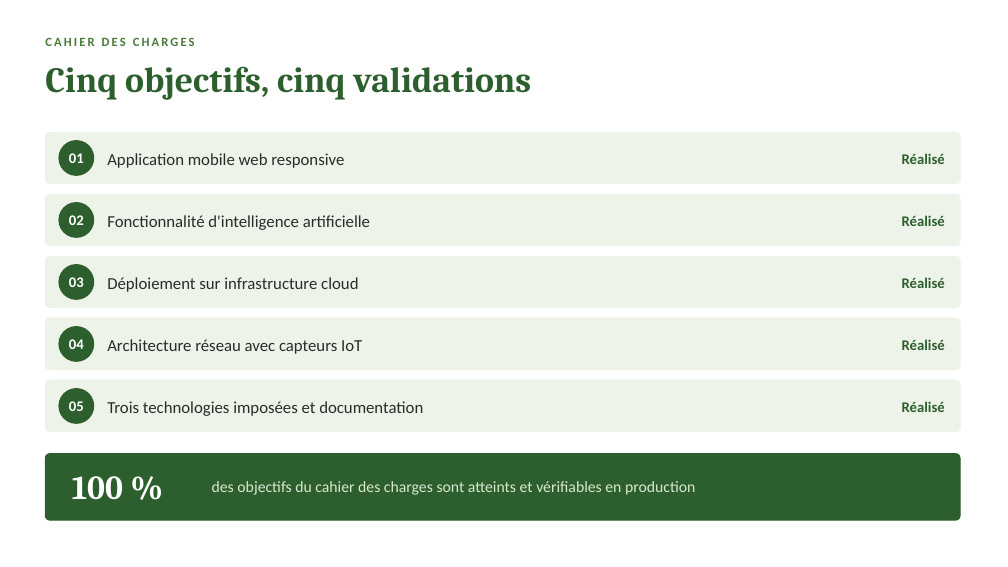
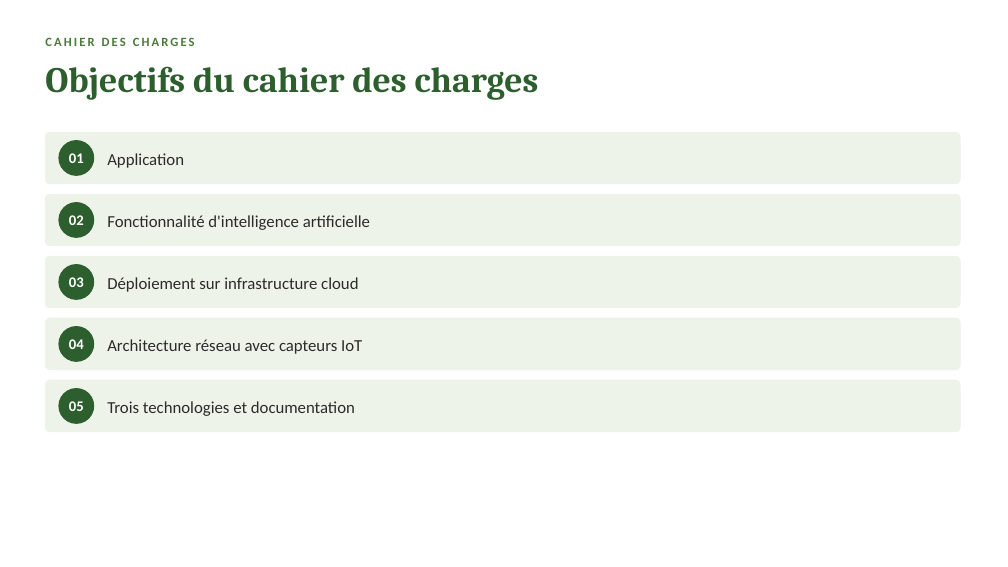
Before and after one commit to Antonito35/diagnositique-plante, a slide deck: slide 3 of SOUTENANCE.pptx. Drawn at 1008x567 pixels with LibreOffice and Linux fonts; fonts in the diff are those of the drawing. Boxes give left, top, right and bottom in pixels: in the first picture for what was removed or moved away, otherwise in the second. Text is boxed around its words. In the diff, an @@ line names an element or a change of style, - is before the commit and + after.

```diff
--- a/SOUTENANCE.pptx
+++ b/SOUTENANCE.pptx
@@ text at (45, 66, 539, 100): text changed @@
-Cinq objectifs, cinq validations
+Objectifs du cahier des charges
@@ text at (107, 153, 184, 168): text changed @@
-Application mobile web responsive
+Application
@@ text removed at (902, 153, 945, 164) @@
-Réalisé
@@ text removed at (902, 215, 945, 226) @@
-Réalisé
@@ text removed at (902, 277, 945, 288) @@
-Réalisé
@@ text removed at (902, 339, 945, 350) @@
-Réalisé
@@ text at (107, 401, 355, 416): text changed @@
-Trois technologies imposées et documentation
+Trois technologies et documentation
@@ text removed at (902, 401, 945, 412) @@
-Réalisé
@@ rounded rectangle removed at (45, 454, 960, 520) @@
@@ text removed at (72, 476, 123, 499) @@
-100 %
@@ text removed at (212, 481, 695, 495) @@
-des objectifs du cahier des charges sont atteints et vérifiables en production
```
Also in this commit, not shown: 13 other slides changed, 1 slide added, 2 slides removed.
